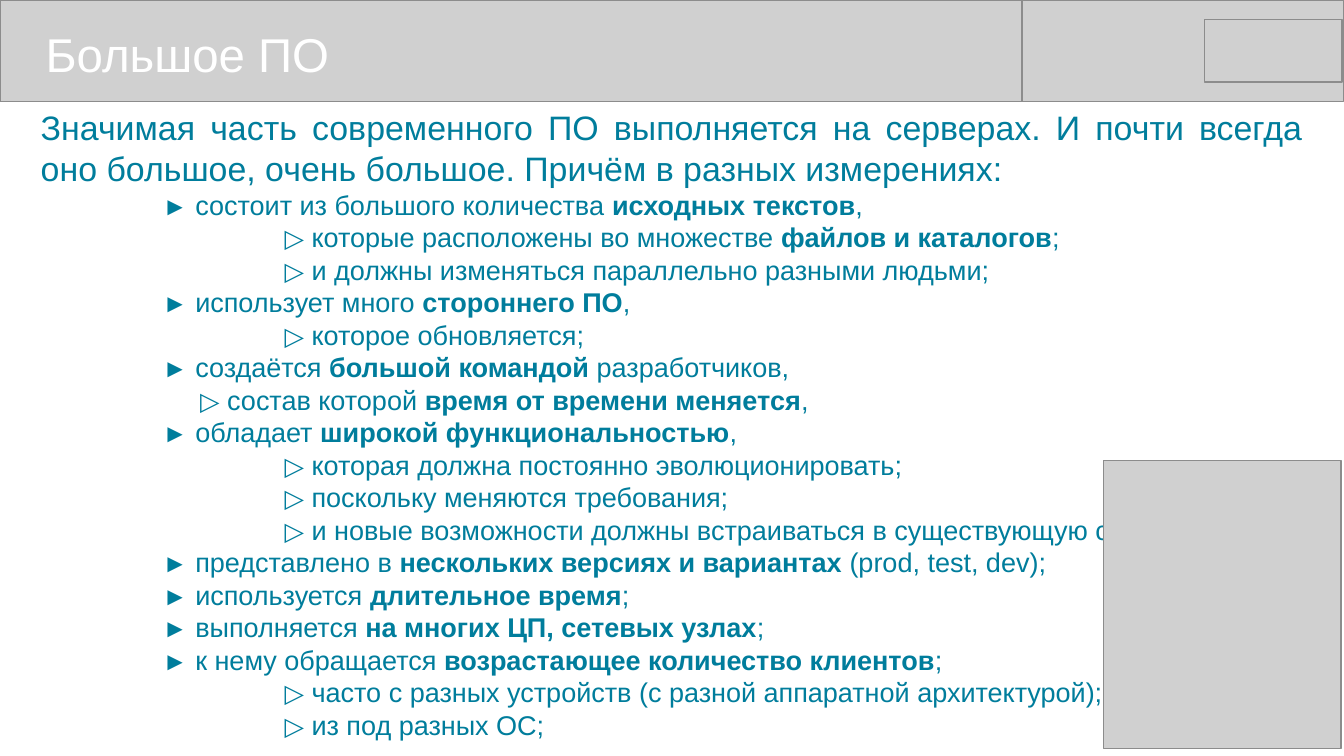
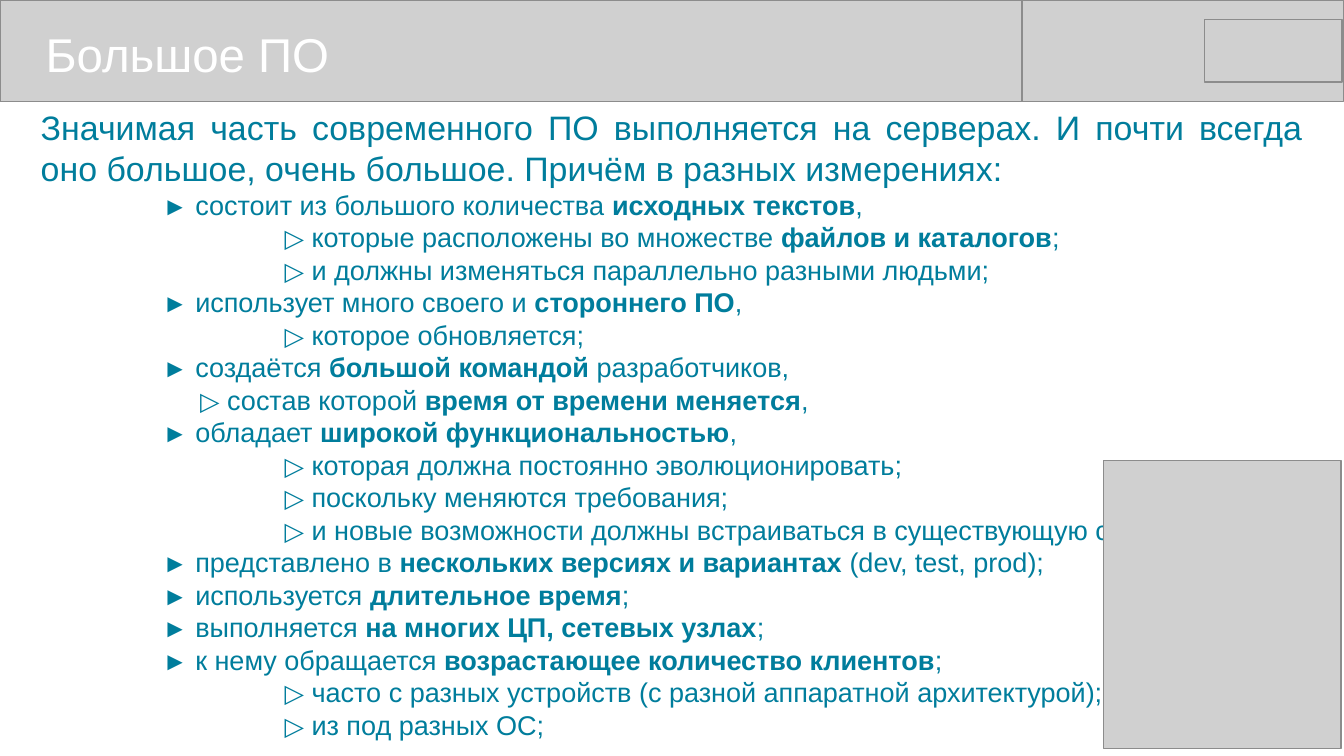
Before and after one commit to mike-shock/Go_language, a slide deck: slide 3 of view/Go_View.odp. Drawn at 1344x756 pixels with LibreOffice and Linux fonts; fonts in the diff are those of the drawing; grey boxes stand for pictures. Boxes give left, top, right and bottom in pixels: in the first picture for what was removed or moved away, otherwise in the second. Text is boxed around its words. In the diff, an @@ line names an element or a change of style, - is before the commit and + after.

```diff
--- a/view/Go_View.odp
+++ b/view/Go_View.odp
@@ text at bbox=[195, 293, 742, 317]: text changed @@
-► использует много стороннего ПО,
+► использует много своего и стороннего ПО,
@@ text at bbox=[195, 552, 1044, 577]: text changed @@
-► представлено в нескольких версиях и вариантах (prod, test, dev);
+► представлено в нескольких версиях и вариантах (dev, test, prod);
```
Also in this commit, not shown: 4 other slides changed, 3 other files.
